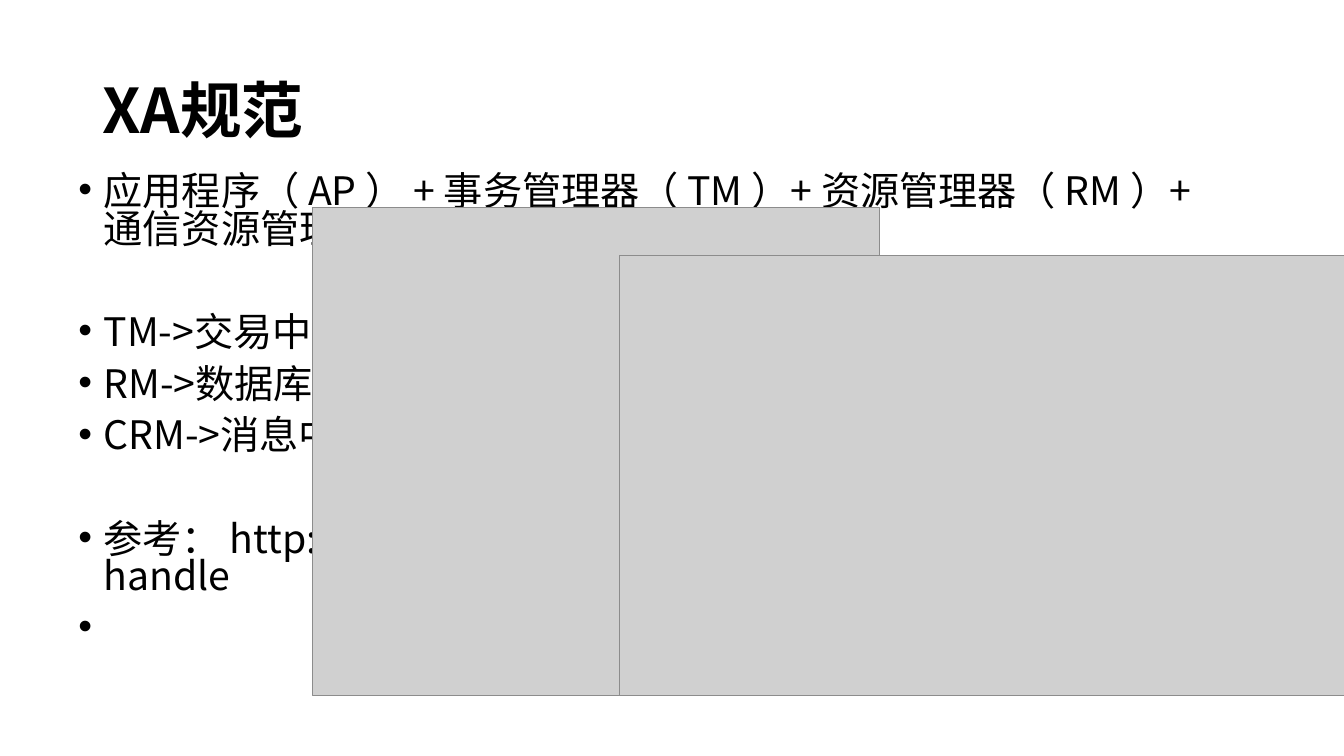
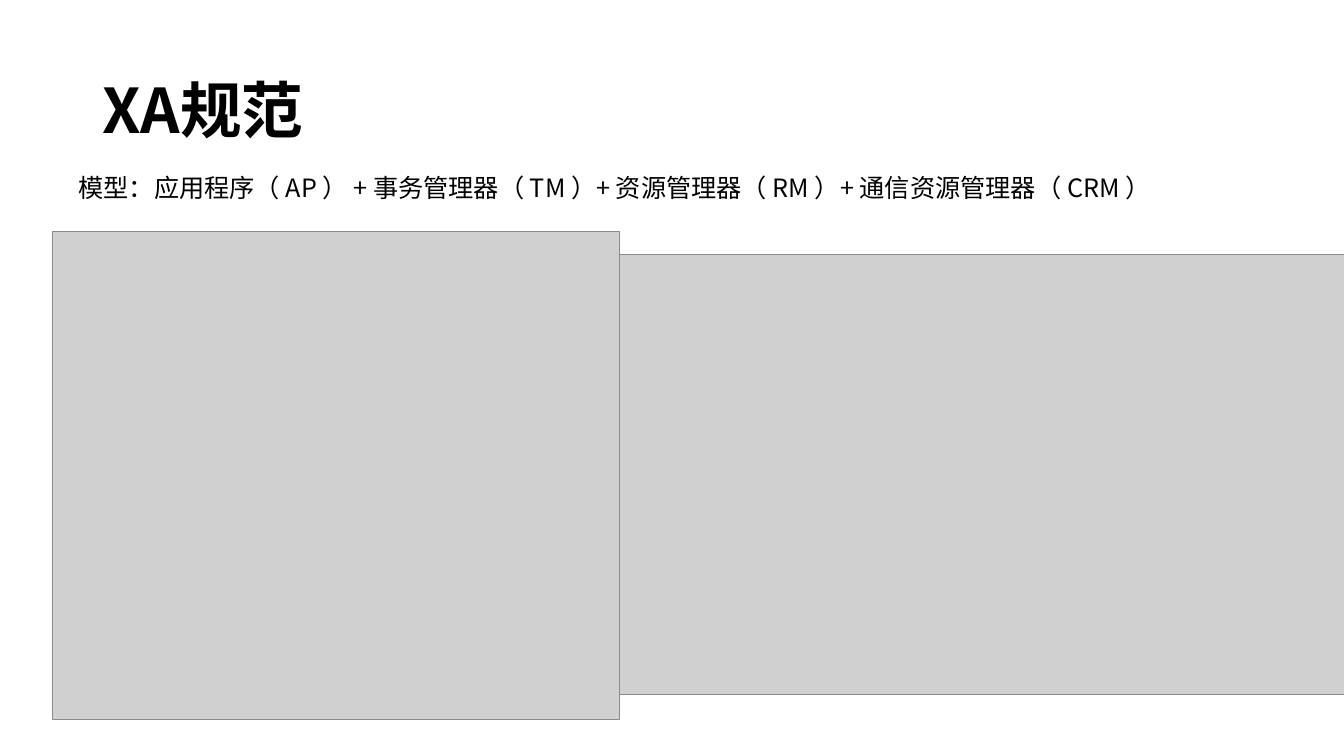
Before and after one commit to courage89/xa_presentation, a slide deck: slide 9 of 分布式事务.pptx (slide 8 before the commit). Drawn at 1344x756 pixels with LibreOffice and Linux fonts; fonts in the diff are those of the drawing; grey boxes stand for pictures. Boxes give left, top, right and bottom in pixels: in the first picture for what was removed or moved away, otherwise in the second. Text is boxed around its words. In the diff, an @@ line names an element or a change of style, - is before the commit and + after.

Commit message:
ppt update

```diff
--- a/分布式事务.pptx
+++ b/分布式事务.pptx
@@ text at <box>78,175,1120,200</box>: text changed; size 28 to 18 pt @@
-• 应用程序（ AP ） + 事务管理器（ TM ）+ 资源管理器（ RM ）+ 通信资源管理器（ CRM ）
-• TM->交易中间件
-• RM->数据库
-• CRM->消息中间件
-• 参考： http://www.infoq.com/cn/articles/xa-transactions-handle
+模型：应用程序（ AP ） + 事务管理器（ TM ）+ 资源管理器（ RM ）+ 通信资源管理器（ CRM ）
@@ picture: place and size @@
-picture at <box>313,207,880,696</box>
+picture at <box>52,231,620,720</box>
```
